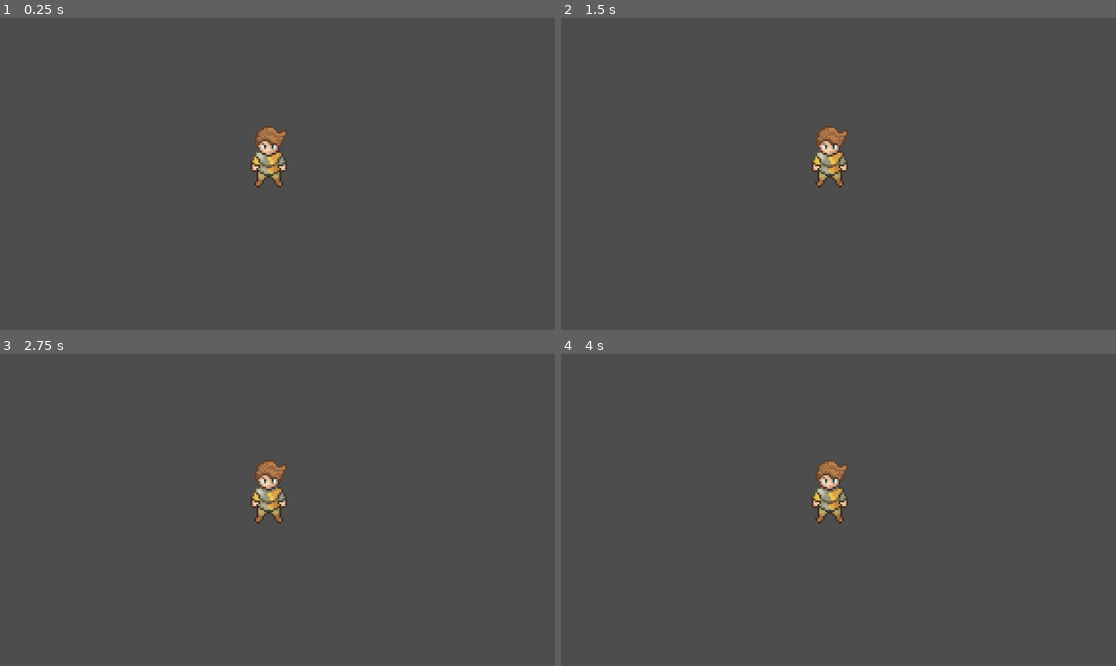
Above: before the commit, frames 1-4 (two rows, left to right).
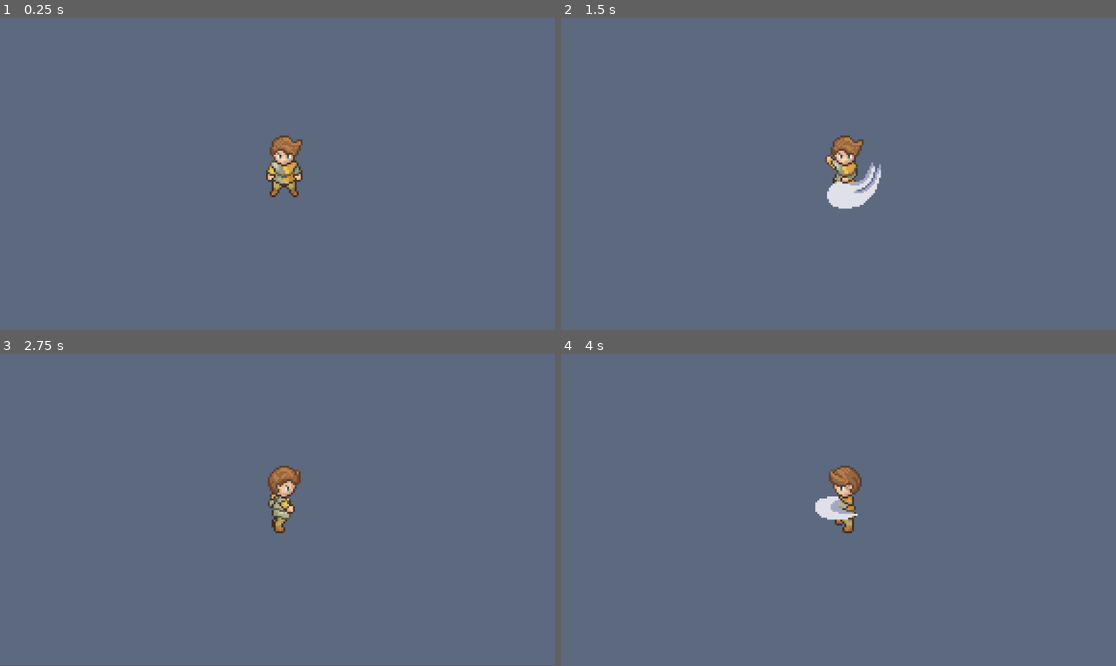
Above: after the commit, the same moments.

Repository: Jiangoverraw/Godot_project
Game: Godot game, scene res://scenes/game.tscn
Same seed, same stepped clock (60 frames per second), same inputs: the game is played once before the commit and once after it.
Inputs (mouse positions are in pixels of both pictures, inside the frame that each line leads up to):
- Up to frame 1 (0.25 s): no input
- Up to frame 2 (1.5 s): tap Enter (ui_accept) at 0.5, 0.77 s; move the mouse to (960, 158) at 0.52 s; hold D (ui_right) 0.53-1.28 s; click (960, 158) at 0.6 s; move the mouse to (727, 189) at 1.27 s; hold S (ui_down) from 1.28 s (still down); click (727, 189) at 1.35 s
- Up to frame 3 (2.75 s): tap Enter (ui_accept) at 1.52 s; move the mouse to (333, 441) at 2.02 s; release S (ui_down) at 2.03 s; hold D (ui_right) from 2.03 s (still down); click (333, 441) at 2.1 s
- Up to frame 4 (4 s): move the mouse to (810, 572) at 2.77 s; release D (ui_right) at 2.78 s; hold W (ui_up) 2.78-3.53 s; click (810, 572) at 2.85 s; tap Enter (ui_accept) at 3.02, 3.77 s; move the mouse to (1005, 556) at 3.52 s; hold A (ui_left) from 3.53 s (still down); click (1005, 556) at 3.6 s

The runs differ from the first frame. In frame 1, 100% of the frame differs, in the area x 0-100%, y 0-100%; in frame 2, 100%; in frame 3, 100%; in frame 4, 100%.
Error after the commit: Invalid call. Nonexistent function 'take_damage' in base 'Node (stats.gd)'. (res://scripts/player/player.gd:114)

Commit message:
fix player movement

Diff:
--- a/project.godot
+++ b/project.godot
@@ -12,7 +12,7 @@
 
 config/name="RPG project"
 run/main_scene="uid://co50k6gefxjmd"
-config/features=PackedStringArray("4.6", "Forward Plus")
+config/features=PackedStringArray("4.5", "Forward Plus")
 config/icon="res://icon.svg"
 
 [autoload]
@@ -59,6 +59,31 @@
 "events": [Object(InputEventKey,"resource_local_to_scene":false,"resource_name":"","device":0,"window_id":0,"alt_presse …(189 unchanged characters)…
 ]
 }
+up={
+"deadzone": 0.2,
+"events": [Object(InputEventKey,"resource_local_to_scene":false,"resource_name":"","device":-1,"window_id":0,"alt_pressed":false,"shift_pressed":false,"ctrl_pressed":false,"meta_pressed":false,"pressed":false,"keycode":0,"physical_keycode":87,"key_label":0,"unicode":119,"location":0,"echo":false,"script":null)
+]
+}
+down={
+"deadzone": 0.2,
+"events": [Object(InputEventKey,"resource_local_to_scene":false,"resource_name":"","device":-1,"window_id":0,"alt_pressed":false,"shift_pressed":false,"ctrl_pressed":false,"meta_pressed":false,"pressed":false,"keycode":0,"physical_keycode":83,"key_label":0,"unicode":115,"location":0,"echo":false,"script":null)
+]
+}
+right={
+"deadzone": 0.2,
+"events": [Object(InputEventKey,"resource_local_to_scene":false,"resource_name":"","device":-1,"window_id":0,"alt_pressed":false,"shift_pressed":false,"ctrl_pressed":false,"meta_pressed":false,"pressed":false,"keycode":0,"physical_keycode":68,"key_label":0,"unicode":100,"location":0,"echo":false,"script":null)
+]
+}
+left={
+"deadzone": 0.2,
+"events": [Object(InputEventKey,"resource_local_to_scene":false,"resource_name":"","device":-1,"window_id":0,"alt_pressed":false,"shift_pressed":false,"ctrl_pressed":false,"meta_pressed":false,"pressed":false,"keycode":0,"physical_keycode":65,"key_label":0,"unicode":97,"location":0,"echo":false,"script":null)
+]
+}
+attack={
+"deadzone": 0.2,
+"events": [Object(InputEventMouseButton,"resource_local_to_scene":false,"resource_name":"","device":-1,"window_id":0,"alt_pressed":false,"shift_pressed":false,"ctrl_pressed":false,"meta_pressed":false,"button_mask":0,"position":Vector2(0, 0),"global_position":Vector2(0, 0),"factor":1.0,"button_index":1,"canceled":false,"pressed":false,"double_click":false,"script":null)
+]
+}
 
 [physics]
 
--- a/scenes/combat.gd
+++ b/scenes/combat.gd
@@ -1,11 +1,16 @@
-extends Node
+class_name Combat extends Node
 
+var player: CharacterBody2D
 
-# Called when the node enters the scene tree for the first time.
-func _ready() -> void:
-	pass # Replace with function body.
+func setup(p):
+	player = p
 
+func try_attack():
+	if Input.is_action_just_pressed("attack") and !player.is_attacking:
+		player.is_attacking = true
 
-# Called every frame. 'delta' is the elapsed time since the previous frame.
-func _process(delta: float) -> void:
-	pass
+		player.play_anim_safe("attack_" + player.last_direction)
+
+		await player.anim.animation_finished
+
+		player.is_attacking = false
--- a/scenes/game.tscn
+++ b/scenes/game.tscn
@@ -1,32 +1,20 @@
-[gd_scene format=3 uid="uid://co50k6gefxjmd"]
+[gd_scene load_steps=5 format=3 uid="uid://co50k6gefxjmd"]
 
 [ext_resource type="PackedScene" uid="uid://b8h4tpcpnqdh6" path="res://scenes/player.tscn" id="1_uwrxv"]
 [ext_resource type="PackedScene" uid="uid://d2knm03ku2sxf" path="res://scenes/ui/inventory/inventory_ui.tscn" id="2_yqjtg"]
+[ext_resource type="PackedScene" uid="uid://c3iq0k81hhfm" path="res://scenes/ui/inventory/inventory_slot.tscn" id="3_lbhrr"]
+[ext_resource type="PackedScene" uid="uid://ch8otiun8jwn8" path="res://tile_sets/tilemap.tscn" id="3_lnu2h"]
 
-[node name="Game" type="Node2D" unique_id=1679154379]
+[node name="Game" type="Node2D"]
 
-[node name="Player" parent="." unique_id=1326159456 instance=ExtResource("1_uwrxv")]
-position = Vector2(235, 197)
+[node name="Player" parent="." instance=ExtResource("1_uwrxv")]
+top_level = true
+position = Vector2(338, 436)
 
-[node name="Camera2D" type="Camera2D" parent="." unique_id=1614829990]
-position = Vector2(235, 197)
-zoom = Vector2(4, 4)
+[node name="InventoryUi" parent="." instance=ExtResource("2_yqjtg")]
+visible = false
 
-[node name="inventory" parent="." unique_id=192965337 instance=ExtResource("1_uwrxv")]
+[node name="InventorySlot" parent="InventoryUi" instance=ExtResource("3_lbhrr")]
 
-[node name="Panel" type="Panel" parent="inventory" unique_id=1839152427]
-anchors_preset = 15
-anchor_right = 1.0
-anchor_bottom = 1.0
-grow_horizontal = 2
-grow_vertical = 2
-
-[node name="GridContainer" type="GridContainer" parent="inventory" unique_id=981750871]
-offset_right = 40.0
-offset_bottom = 40.0
-size_flags_horizontal = 3
-size_flags_vertical = 3
-columns = 5
-
-[node name="InventoryUi" parent="." unique_id=1719424559 instance=ExtResource("2_yqjtg")]
-visible = false
+[node name="Tilemap" parent="." instance=ExtResource("3_lnu2h")]
+position = Vector2(-81, -43)
--- a/scenes/movement.gd
+++ b/scenes/movement.gd
@@ -1,11 +1,24 @@
-extends Node
+class_name Movement extends Node
 
+var player: CharacterBody2D
 
-# Called when the node enters the scene tree for the first time.
-func _ready() -> void:
-	pass # Replace with function body.
+func setup(p):
+	player = p
 
+func get_input_vector() -> Vector2:
+	var input_vector = Vector2.ZERO
 
-# Called every frame. 'delta' is the elapsed time since the previous frame.
-func _process(delta: float) -> void:
-	pass
+	input_vector.x = Input.get_action_strength("right") - Input.get_action_strength("left")
+	input_vector.y = Input.get_action_strength("down") - Input.get_action_strength("up")
+
+	return input_vector.normalized()
+
+func handle_movement(input_vector: Vector2):
+	player.velocity = input_vector * player.speed
+
+	# Update hướng cuối
+	if input_vector != Vector2.ZERO:
+		player.update_last_direction(input_vector)
+		player.play_anim_safe("walk_" + player.last_direction)
+	else:
+		player.play_anim_safe("idle_" + player.last_direction)
--- a/scenes/player.tscn
+++ b/scenes/player.tscn
@@ -1,6 +1,7 @@
-[gd_scene format=3 uid="uid://b8h4tpcpnqdh6"]
+[gd_scene load_steps=66 format=3 uid="uid://b8h4tpcpnqdh6"]
 
 [ext_resource type="Texture2D" uid="uid://cmf0j7gafrb84" path="res://assets/The Fantasy Tileset - Animated Character/Main Character/Character_Walk.png" id="1_3vyb7"]
+[ext_resource type="Script" uid="uid://bduyotd6n7h82" path="res://scripts/player/player.gd" id="1_fjrip"]
 [ext_resource type="Texture2D" uid="uid://bxrdvwagwiohw" path="res://assets/The Fantasy Tileset - Animated Character/Main Character/Character_Slash.png" id="2_dqkch"]
 [ext_resource type="Texture2D" uid="uid://gkxl12a2hnml" path="res://assets/The Fantasy Tileset - Animated Character/Main Character/Character_Idle.png" id="3_qlg0r"]
 [ext_resource type="Script" uid="uid://dpqgknvbgg7qh" path="res://scenes/movement.gd" id="4_qlg0r"]
@@ -464,24 +465,31 @@
 
 [sub_resource type="CircleShape2D" id="CircleShape2D_fjrip"]
 
-[node name="Player" type="CharacterBody2D" unique_id=1326159456 groups=["player"]]
+[node name="Player" type="CharacterBody2D" groups=["player"]]
 position = Vector2(5, -7)
-
-[node name="AnimatedSprite2D" type="AnimatedSprite2D" parent="." unique_id=1790225226]
+collision_layer = 2
+collision_mask = 2
+script = ExtResource("1_fjrip")
+
+[node name="AnimatedSprite2D" type="AnimatedSprite2D" parent="."]
 position = Vector2(-4, -10)
 sprite_frames = SubResource("SpriteFrames_tuyoq")
 animation = &"attack_right"
 autoplay = "idle_down"
 
-[node name="CollisionShape2D" type="CollisionShape2D" parent="." unique_id=754717427]
+[node name="CollisionShape2D" type="CollisionShape2D" parent="."]
 position = Vector2(-3, -6)
 shape = SubResource("CircleShape2D_fjrip")
 
-[node name="movement" type="Node" parent="." unique_id=1623797128]
+[node name="movement" type="Node" parent="."]
 script = ExtResource("4_qlg0r")
 
-[node name="combat" type="Node" parent="." unique_id=1857195233]
+[node name="combat" type="Node" parent="."]
 script = ExtResource("5_tuyoq")
 
-[node name="stats" type="Node" parent="." unique_id=1556486115]
+[node name="stats" type="Node" parent="."]
 script = ExtResource("6_tuyoq")
+
+[node name="Camera2D" type="Camera2D" parent="."]
+position = Vector2(-8, -5)
+zoom = Vector2(4, 4)
--- a/scripts/player/player.gd
+++ b/scripts/player/player.gd
@@ -4,9 +4,10 @@
 @onready var anim = $AnimatedSprite2D
 
 # ===== COMPONENTS =====
-@onready var movement = $Movement
-@onready var combat = $Combat
-@onready var stats = $Stats
+@onready var movement: Node = $movement
+@onready var combat: Node = $combat
+@onready var stats: Node = $stats
+
 # ===== PLAYER STATE =====
 var last_direction := "down"
 var is_attacking := false
--- a/tile_sets/tilemap.tscn
+++ b/tile_sets/tilemap.tscn
@@ -1,11 +1,13 @@
-[gd_scene format=4 uid="uid://ch8otiun8jwn8"]
+[gd_scene load_steps=2 format=4 uid="uid://ch8otiun8jwn8"]
 
 [ext_resource type="TileSet" uid="uid://caqg4v7s6oovq" path="res://game_tile_set.tres" id="1_bmkai"]
 
-[node name="Tilemap" type="Node2D" unique_id=1849368467]
+[node name="Tilemap" type="Node2D"]
+light_mask = 2
+visibility_layer = 2
 
-[node name="GameTileMap" type="Node2D" parent="." unique_id=1889245396]
+[node name="GameTileMap" type="Node2D" parent="."]
 
-[node name="Floor" type="TileMapLayer" parent="GameTileMap" unique_id=34268616]
+[node name="Floor" type="TileMapLayer" parent="GameTileMap"]
 tile_map_data = PackedByteArray("AAAJAA0AAQAMAA4AAAAJAA4AAQAMAA4AAAAJAA8AAQAMAA4AAAAJABAAAQAMAA4AAAAJABEAAQAMAA4AAAAJAB …(26368 unchanged characters)…
 tile_set = ExtResource("1_bmkai")
Not shown: 1 places in game_tile_set.tres that only renumber resources
